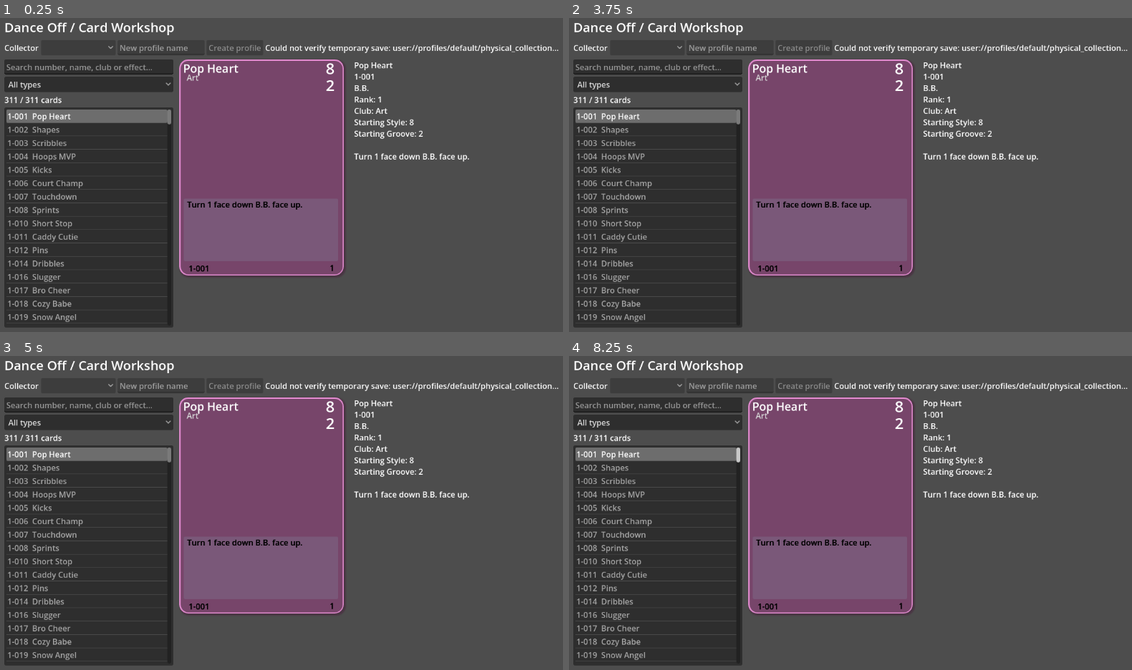
Above: before the commit, frames 1-4 (two rows, left to right).
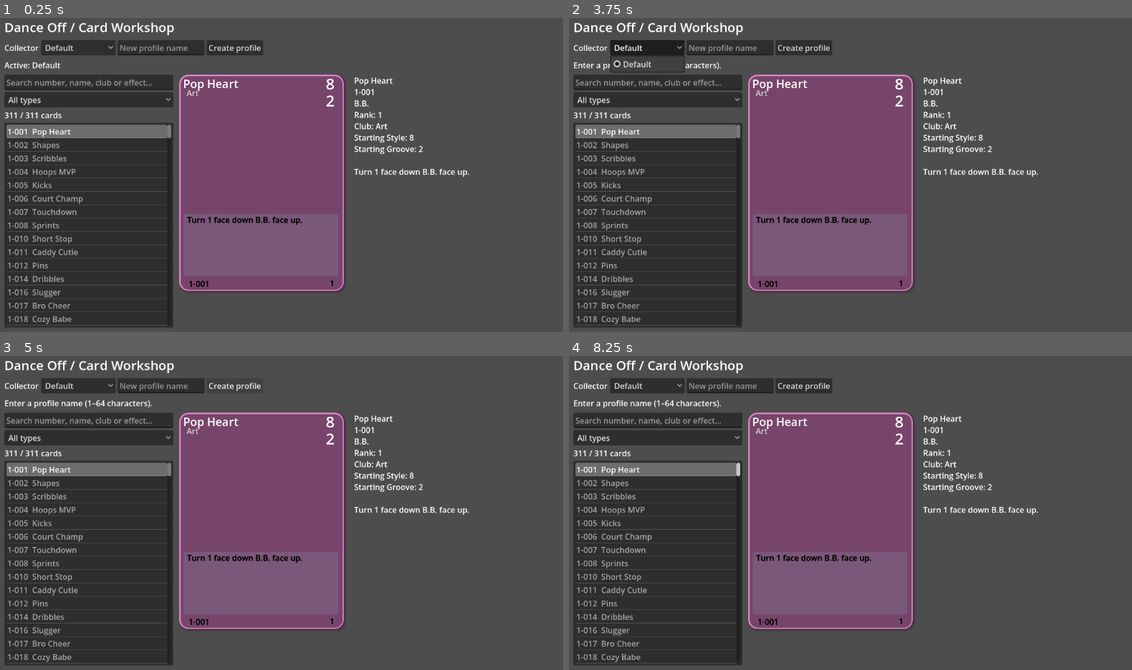
Above: after the commit, the same moments.

Repository: evevioletrose-hash/lol-tcg-sim
Game: Godot game, scene res://main.tscn
The game is run twice, just before and just after one commit, with the same random seed, the same clock (stepped at 60 frames per second) and the same inputs.
Inputs (mouse positions are in pixels of both pictures, inside the frame that each line leads up to):
- Up to frame 1 (0.25 s): no input
- Up to frame 2 (3.75 s): click (647, 46) at 0.5 s, where only the run after the commit has a clickable "Default"; click "All types" at 1.25 s; click (805, 46) at 2 s, where only the run after the commit has a clickable "Create profile"; click "All types" at 2.75 s; click (647, 46) at 3.5 s, where only the run after the commit has a clickable "Default"
- Up to frame 3 (5 s): click (236, 384) at 4.25 s, where only the run after the commit has a clickable "Create profile"
- Up to frame 4 (8.25 s): click "All types" at 5 s; click (647, 384) at 5.75 s, where only the run after the commit has a clickable "Default"; click (805, 384) at 6.5 s, where only the run after the commit has a clickable "Create profile"; tap Enter at 7.25 s; move the mouse to (979, 494) at 7.27 s; tap Space at 8 s; move the mouse to (737, 525) at 8.02 s

The runs differ from the first frame. In frame 1, 14% of the frame differs, in the area x 0-100%, y 8-98%; in frame 2, 14%, in the area x 0-100%, y 7-98%; in frame 3, 14%; in frame 4, 14%.

Commit message:
Normalize profile JSON integers and resume interrupted empty default creation

Diff:
--- a/src/card_viewer/card_library.gd
+++ b/src/card_viewer/card_library.gd
@@ -760,13 +760,15 @@
 	var create = Button.new()
 	create.text = "Create profile"
 	create.pressed.connect(_create_profile)
+	profile_name.text_submitted.connect(func(_value: String): _create_profile())
 	toolbar.add_child(create)
 	profile_status = Label.new()
-	profile_status.size_flags_horizontal = Control.SIZE_EXPAND_FILL
-	profile_status.text_overrun_behavior = TextServer.OVERRUN_TRIM_ELLIPSIS
-	toolbar.add_child(profile_status)
+	profile_status.autowrap_mode = TextServer.AUTOWRAP_WORD_SMART
+	layout.add_child(profile_status)
+	layout.move_child(profile_status, 2)
 	var problem: String = profile_store.initialize()
 	if not problem.is_empty():
+		push_warning("LOL_PROFILE_INIT: " + problem)
 		profile_status.text = problem
 		profile_status.tooltip_text = problem
 		profile_selector.disabled = true
--- a/src/profiles/profile_store.gd
+++ b/src/profiles/profile_store.gd
@@ -54,7 +54,14 @@
 	var parser = JSON.new()
 	if parser.parse(file.get_as_text()) != OK or not _valid_data(parser.data, kind, id):
 		return {}
-	return parser.data
+	# Godot JSON decodes numbers as floats. Restore integer types before
+	# comparing snapshots or verifying a write (including nested counts).
+	var value: Dictionary = parser.data
+	value["schema_version"] = int(value["schema_version"])
+	if kind in KINDS:
+		for key in value.counts:
+			value.counts[key] = int(value.counts[key])
+	return value
 
 func _exists(path: String) -> bool:
 	return FileAccess.file_exists(path) or FileAccess.file_exists(path + ".bak")
@@ -79,9 +86,13 @@
 	file.flush()
 	var write_error = file.get_error()
 	file.close()
-	if write_error != OK or _read(temporary, kind, id) != value:
+	if write_error != OK:
 		DirAccess.remove_absolute(temporary)
-		return "Could not verify temporary save: " + path
+		return "Temporary save write failed: " + path + ": " + error_string(write_error)
+	var reread = _read(temporary, kind, id)
+	if reread != value:
+		DirAccess.remove_absolute(temporary)
+		return "Temporary save " + ("failed schema validation" if reread.is_empty() else "round-trip mismatch") + ": " + path
 	var result = DirAccess.rename_absolute(temporary, path)
 	if result != OK:
 		DirAccess.remove_absolute(temporary)
@@ -139,7 +150,40 @@
 		var problem = _create(id, "Default")
 		if not problem.is_empty():
 			return problem
+	elif not _exists(_profile_path(id)):
+		var problem = _resume_default_creation()
+		if not problem.is_empty():
+			return problem
 	return switch_profile(id)
+
+# A first-run crash may leave an empty folder or an empty inventory before
+# identity is saved. Only resume when there is no active pointer or identity
+# and all existing inventory snapshots are valid and empty.
+func _resume_default_creation() -> String:
+	var id = "default"
+	for kind in KINDS:
+		var path = _inventory_path(id, kind)
+		for candidate in [path, path + ".bak"]:
+			if FileAccess.file_exists(candidate):
+				var existing = _read(candidate, kind, id)
+				if existing.is_empty() or not existing.counts.is_empty():
+					return "Incomplete default profile contains existing or unreadable collection data. No data overwritten: " + candidate
+	if not DirAccess.dir_exists_absolute(root.path_join(id).path_join("decks")):
+		if DirAccess.make_dir_recursive_absolute(root.path_join(id).path_join("decks")) != OK:
+			return "Cannot resume default profile folder."
+	var decks = DirAccess.open(root.path_join(id).path_join("decks"))
+	if decks == null or not decks.get_files().is_empty() or not decks.get_directories().is_empty():
+		return "Incomplete default profile has existing deck data. No data overwritten."
+	for kind in KINDS:
+		var path = _inventory_path(id, kind)
+		if not _exists(path):
+			var problem = _save(path, {"schema_version": 1, "profile_id": id, "kind": kind, "counts": {}}, kind, id)
+			if not problem.is_empty():
+				return problem
+	var problem = _save(_profile_path(id), {"schema_version": 1, "profile_id": id, "name": "Default"}, "profile", id)
+	if problem.is_empty():
+		warnings.append("Resumed interrupted empty default profile creation.")
+	return problem
 
 func list_profiles() -> Array:
 	var result: Array = []
--- a/src/profiles/profile_store_test.gd
+++ b/src/profiles/profile_store_test.gd
@@ -6,10 +6,23 @@
 	var failures: Array[String] = []
 	var first = Store.new()
 	first.root = "user://profile-test-" + str(Time.get_ticks_usec()) + "/"
+	# Reproduce the interrupted first launch, including one valid empty file.
+	if DirAccess.make_dir_recursive_absolute(first.root.path_join("default").path_join("decks")) != OK:
+		push_error("Cannot create interrupted profile fixture")
+		return 1
+	var partial_path = first._inventory_path("default", "physical")
+	var partial = FileAccess.open(partial_path, FileAccess.WRITE)
+	if partial == null:
+		push_error("Cannot write interrupted profile fixture")
+		return 1
+	partial.store_string(JSON.stringify({"schema_version": 1, "profile_id": "default", "kind": "physical", "counts": {}}))
+	partial.close()
 	var problem = first.initialize()
 	if not problem.is_empty():
 		push_error(problem)
 		return 1
+	if first.warnings.is_empty():
+		failures.append("Interrupted first-run recovery not reported")
 	var key = first.card_key("tabletop", "1-001")
 	var other_edition = first.card_key("digital", "1-001")
 	var unknown = first.card_key("tabletop", "9-999")
Not shown, changed: docs/profile-schema.md
Not shown, changed: docs/restoration.md
